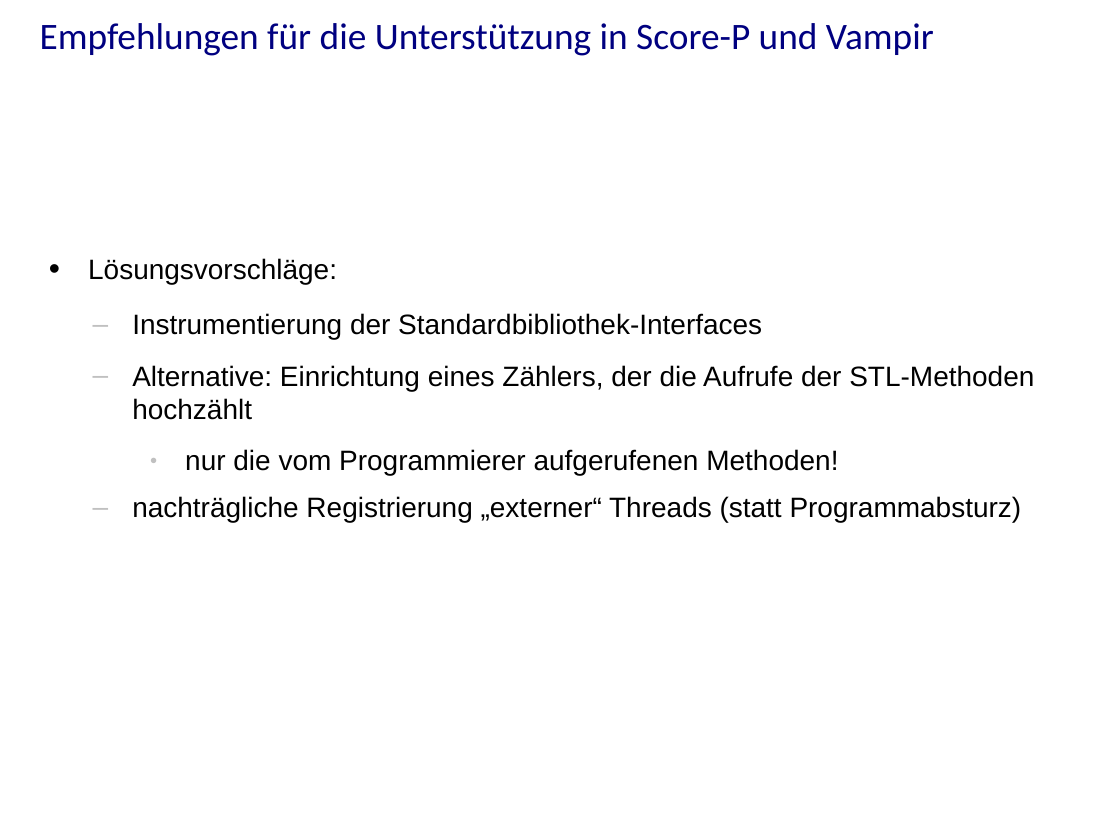
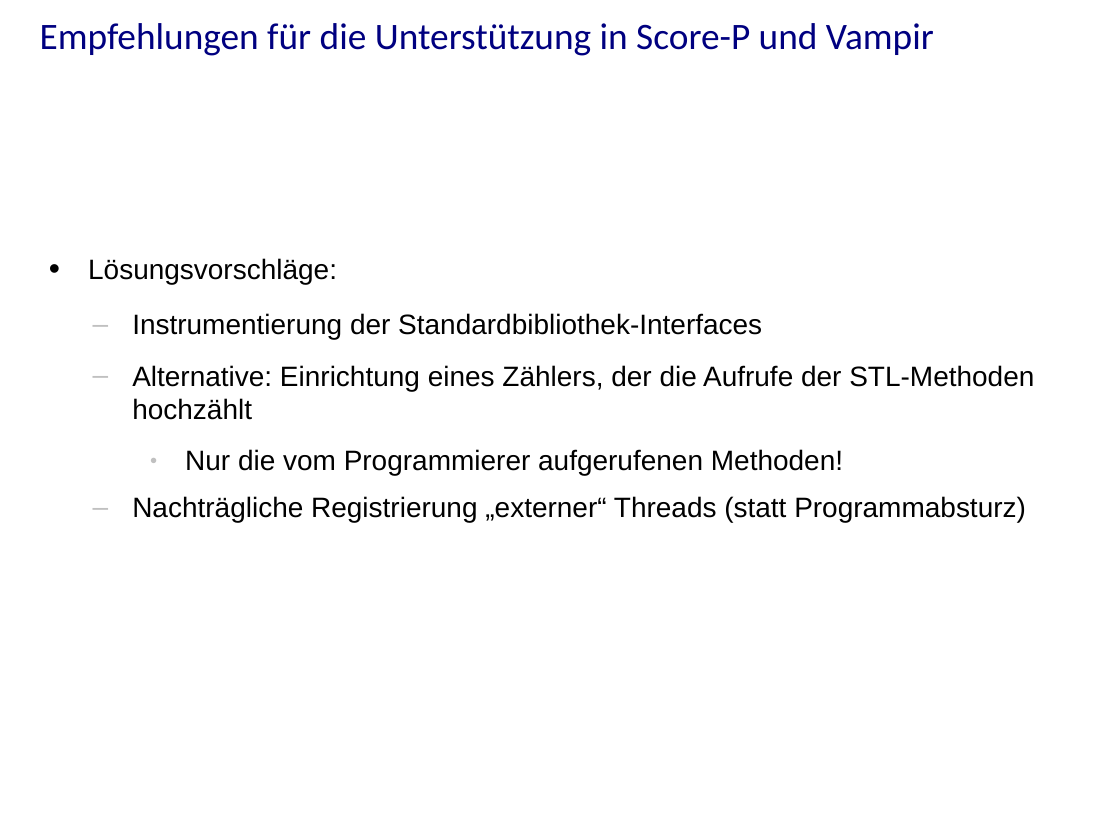
Before and after one commit to j-stephan/hs16, a slide deck: slide 43 of presentation/presentation.odp (slide 42 before the commit). Drawn at 1120x840 pixels with LibreOffice and Linux fonts; fonts in the diff are those of the drawing; background and template pictures are left out. Boxes give left, top, right and bottom in pixels: in the first picture for what was removed or moved away, otherwise in the second. Text is boxed around its words. In the diff, an @@ line names an element or a change of style, - is before the commit and + after.

```diff
--- a/presentation/presentation.odp
+++ b/presentation/presentation.odp
@@ text at box(132, 449, 1026, 522): text changed @@
-    ● nur die vom Programmierer aufgerufenen Methoden!
-  – nachträgliche Registrierung „externer“ Threads (statt Programmabsturz)
+    ● Nur die vom Programmierer aufgerufenen Methoden!
+  – Nachträgliche Registrierung „externer“ Threads (statt Programmabsturz)
```
Also in this commit, not shown: 21 other slides changed, 1 slide added, 3 other files.
